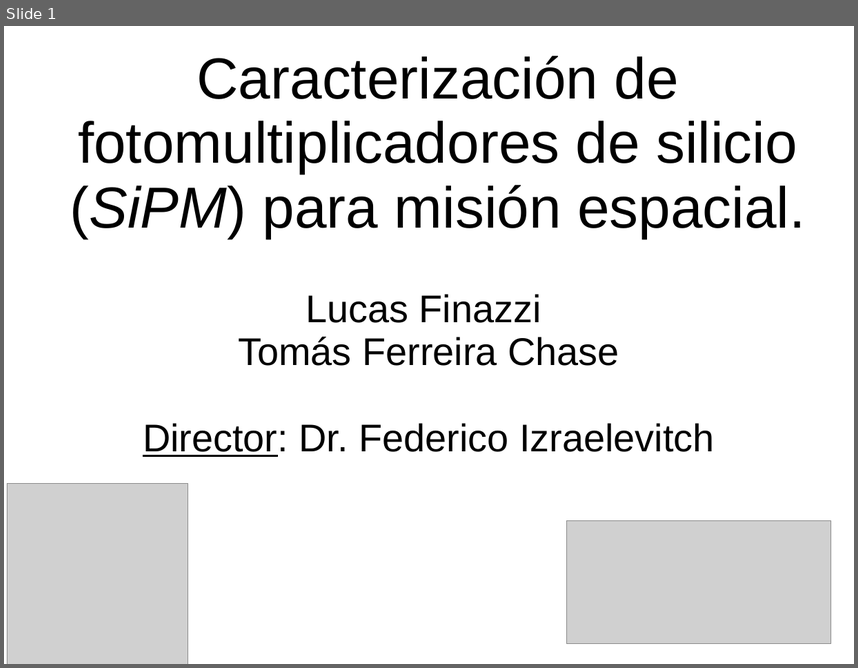
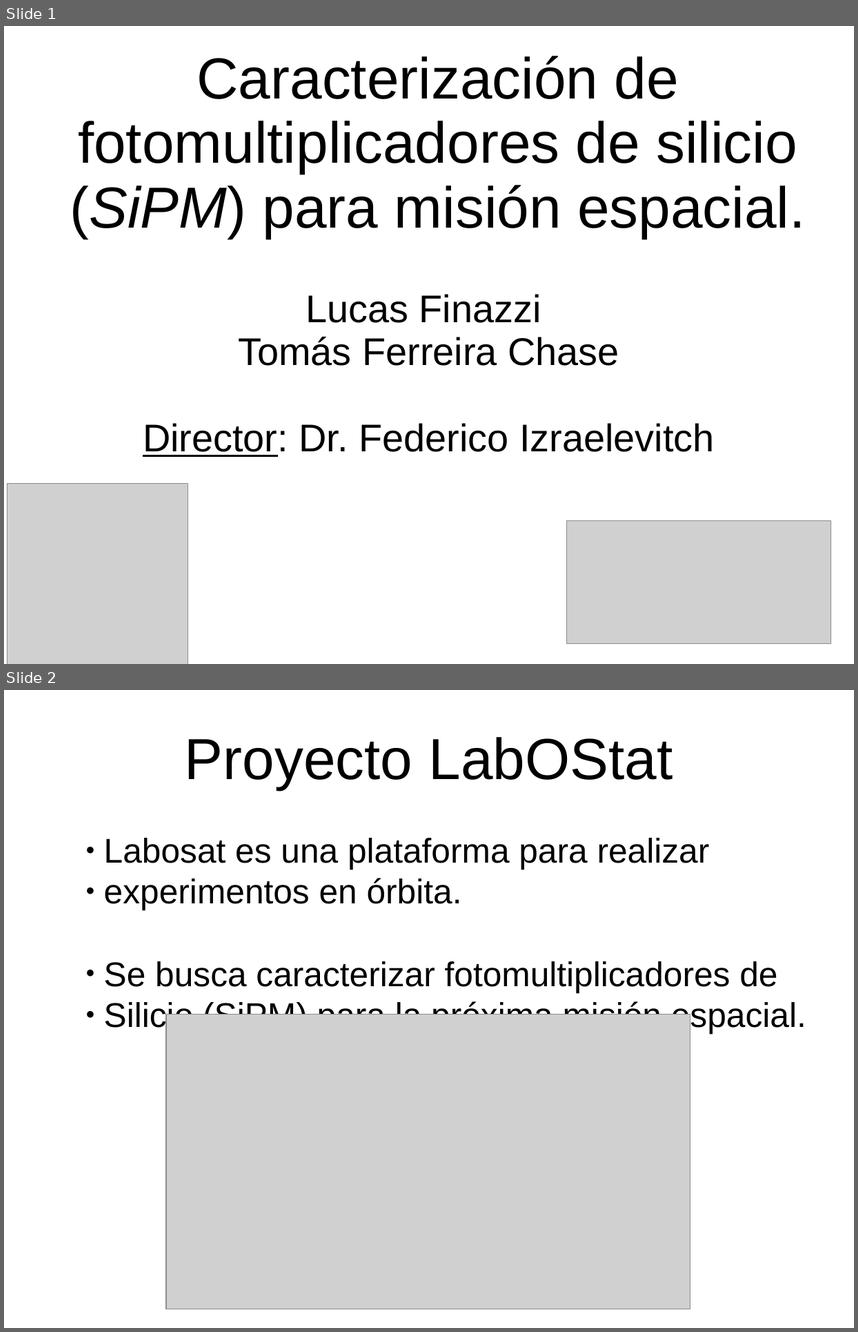
Before and after one commit to labosat/Labo-7, a slide deck: Charla Avance Labo7.odp. Shown one above the other, each under a label of ours: slide 1 before the commit, slides 1 and 2 after it. The pictures are 858x668 and 858x1332 pixels, drawn with LibreOffice and Linux fonts; fonts in the diff are those of the drawing; grey boxes stand for pictures. Boxes give left, top, right and bottom in pixels: in the first picture for what was removed or moved away, otherwise in the second. Text is boxed around its words. In the diff, an @@ line names an element or a change of style, - is before the commit and + after.

```diff
--- a/Charla Avance Labo7.odp
+++ b/Charla Avance Labo7.odp
@@ slide 2 added at [4,690,854,1328], background #FFFFFF @@
@@ text added at [185,737,673,790], 54 pt, text #000000 @@
+Proyecto LabOStat
@@ text added at [104,838,806,1034], 32 pt, text #000000 @@
+● Labosat es una plataforma para realizar
+● experimentos en órbita.
+● Se busca caracterizar fotomultiplicadores de
+● Silicio (SiPM) para la próxima misión espacial.
@@ picture added at [166,1014,691,1310] @@
```
Also in this commit, not shown: 8 slides changed, 2 other slides added, 2 slides removed, 5 other files.
